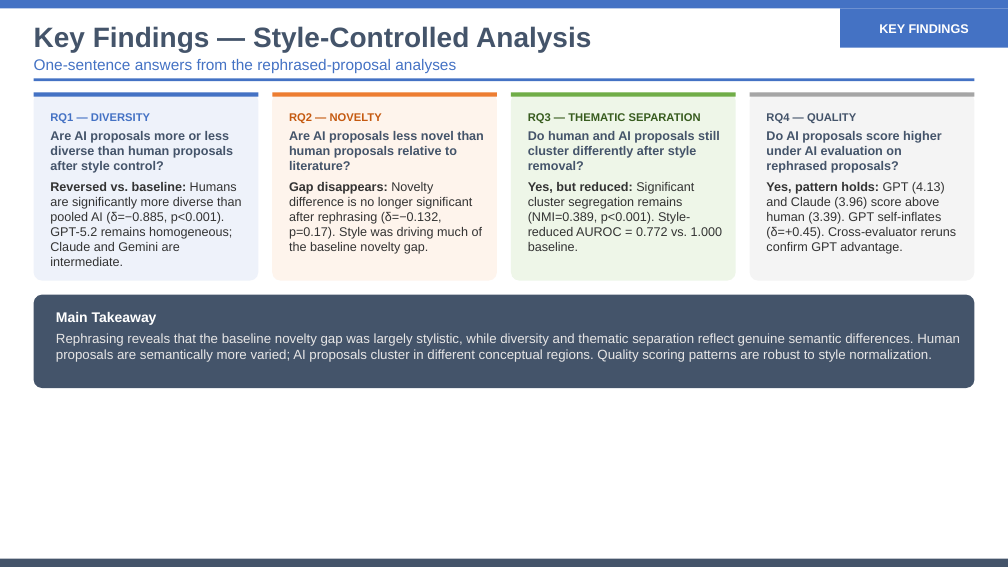
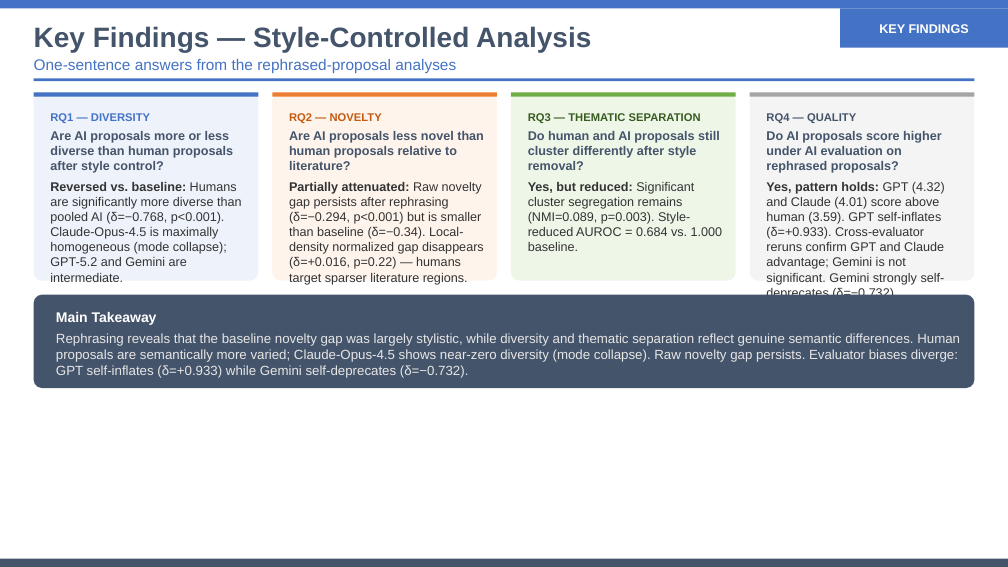
Before and after one commit to eveyhuang/human-AI-proposal, a slide deck: slide 8 of results/slides/style_controlled_comparison_presentation.pptx. Drawn at 1008x567 pixels with LibreOffice and Linux fonts; fonts in the diff are those of the drawing. Boxes give left, top, right and bottom in pixels: in the first picture for what was removed or moved away, otherwise in the second. Text is boxed around its words. In the diff, an @@ line names an element or a change of style, - is before the commit and + after.

```diff
--- a/results/slides/style_controlled_comparison_presentation.pptx
+++ b/results/slides/style_controlled_comparison_presentation.pptx
@@ text at (x1=50, y1=182, x2=242, y2=266): text changed @@
-Reversed vs. baseline: Humans are significantly more diverse than pooled AI (δ=−0.885, p<0.001). GPT-5.2 remains homogeneous; Claude and Gemini are intermediate.
+Reversed vs. baseline: Humans are significantly more diverse than pooled AI (δ=−0.768, p<0.001). Claude-Opus-4.5 is maximally homogeneous (mode collapse); GPT-5.2 and Gemini are intermediate.
@@ text at (x1=289, y1=182, x2=484, y2=285): text changed @@
-Gap disappears: Novelty difference is no longer significant after rephrasing (δ=−0.132, p=0.17). Style was driving much of the baseline novelty gap.
+Partially attenuated: Raw novelty gap persists after rephrasing (δ=−0.294, p<0.001) but is smaller than baseline (δ=−0.34). Local-density normalized gap disappears (δ=+0.016, p=0.22) — humans target sparser literature regions.
@@ text at (x1=528, y1=182, x2=723, y2=251): text changed @@
-Yes, but reduced: Significant cluster segregation remains (NMI=0.389, p<0.001). Style-reduced AUROC = 0.772 vs. 1.000 baseline.
+Yes, but reduced: Significant cluster segregation remains (NMI=0.089, p=0.003). Style-reduced AUROC = 0.684 vs. 1.000 baseline.
@@ text at (x1=766, y1=182, x2=945, y2=300): text changed @@
-Yes, pattern holds: GPT (4.13) and Claude (3.96) score above human (3.39). GPT self-inflates (δ=+0.45). Cross-evaluator reruns confirm GPT advantage.
+Yes, pattern holds: GPT (4.32) and Claude (4.01) score above human (3.59). GPT self-inflates (δ=+0.933). Cross-evaluator reruns confirm GPT and Claude advantage; Gemini is not significant. Gemini strongly self-deprecates (δ=−0.732).
@@ text at (x1=56, y1=333, x2=960, y2=378): text changed @@
-Rephrasing reveals that the baseline novelty gap was largely stylistic, while diversity and thematic separation reflect genuine semantic differences. Human proposals are semantically more varied; AI proposals cluster in different conceptual regions. Quality scoring patterns are robust to style normalization.
+Rephrasing reveals that the baseline novelty gap was largely stylistic, while diversity and thematic separation reflect genuine semantic differences. Human proposals are semantically more varied; Claude-Opus-4.5 shows near-zero diversity (mode collapse). Raw novelty gap persists. Evaluator biases diverge: GPT self-inflates (δ=+0.933) while Gemini self-deprecates (δ=−0.732).
```
Also in this commit, not shown: 16 other slides changed, 2 other files.
